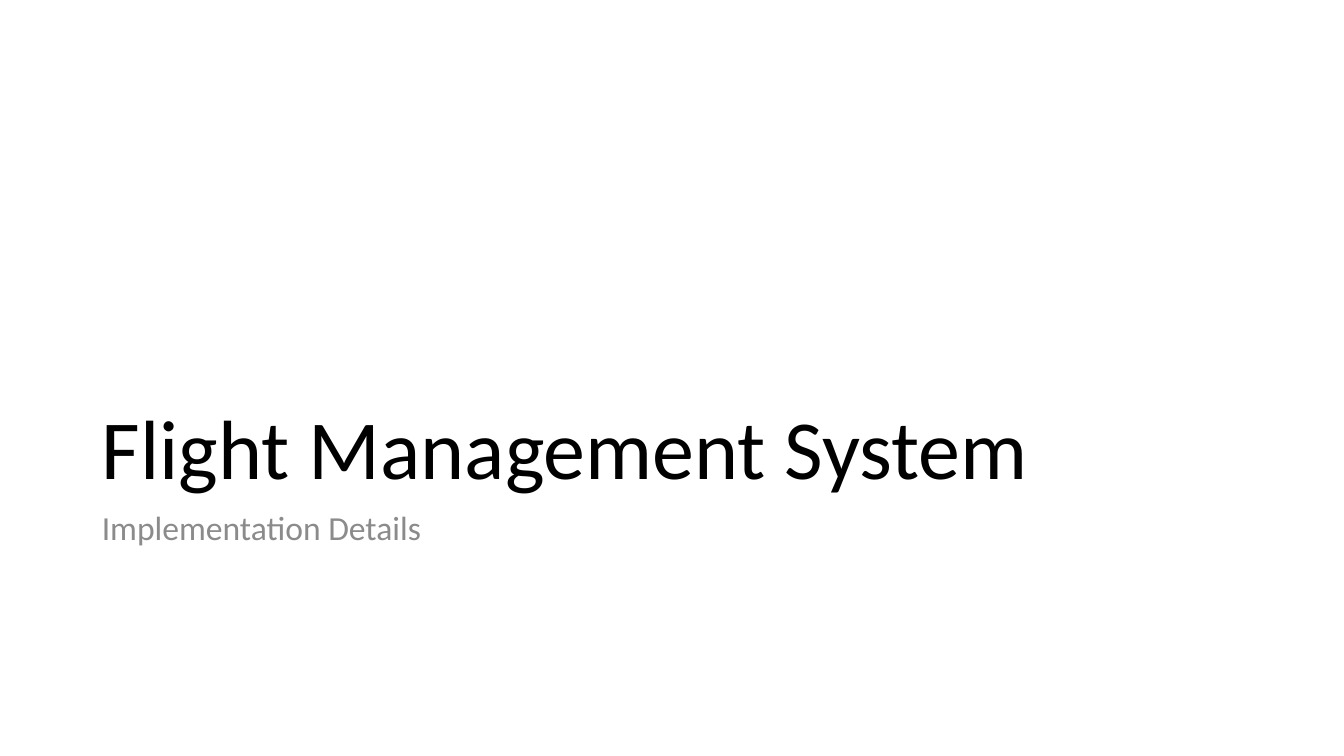
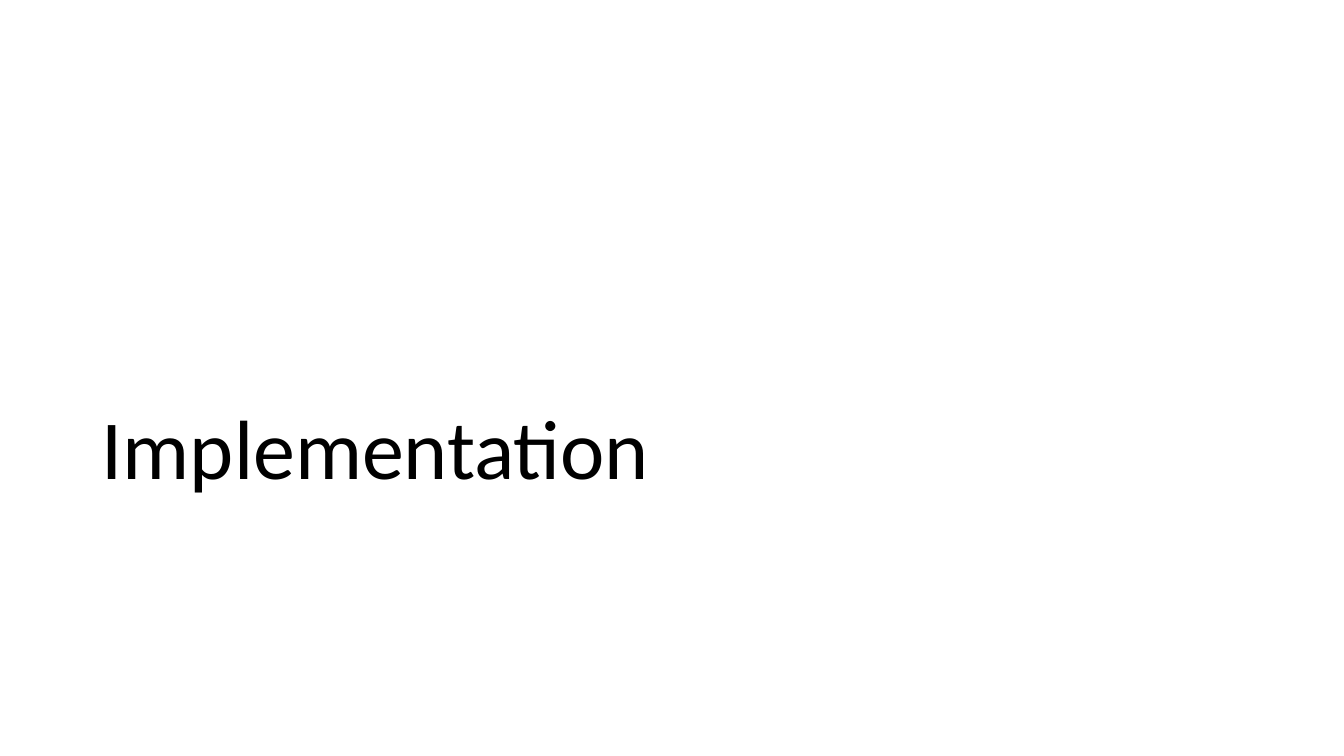
Before and after one commit to isp-cluj/fms-jdbc-demo, a slide deck: slide 10 of docs/FMS -Implementation approach.pptx. Drawn at 1344x756 pixels with LibreOffice and Linux fonts; fonts in the diff are those of the drawing. Boxes give left, top, right and bottom in pixels: in the first picture for what was removed or moved away, otherwise in the second. Text is boxed around its words. In the diff, an @@ line names an element or a change of style, - is before the commit and + after.

```diff
--- a/docs/FMS -Implementation approach.pptx
+++ b/docs/FMS -Implementation approach.pptx
@@ title at bbox=[102, 420, 649, 493]: text changed @@
-Flight Management System
+Implementation
@@ text removed at bbox=[102, 516, 421, 546] @@
-Implementation Details
```
Also in this commit, not shown: 3 other slides changed, 4 other files.
